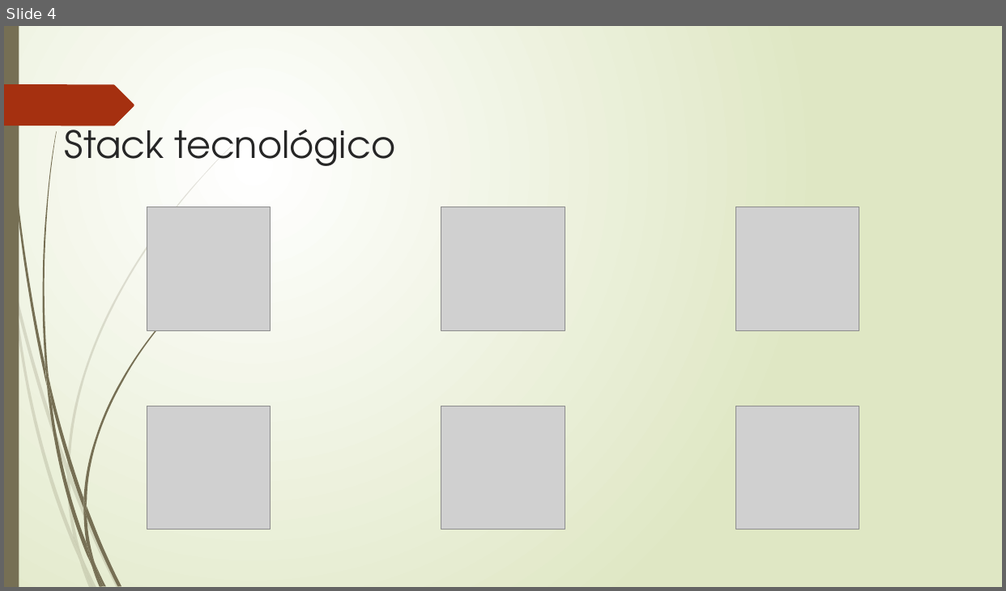
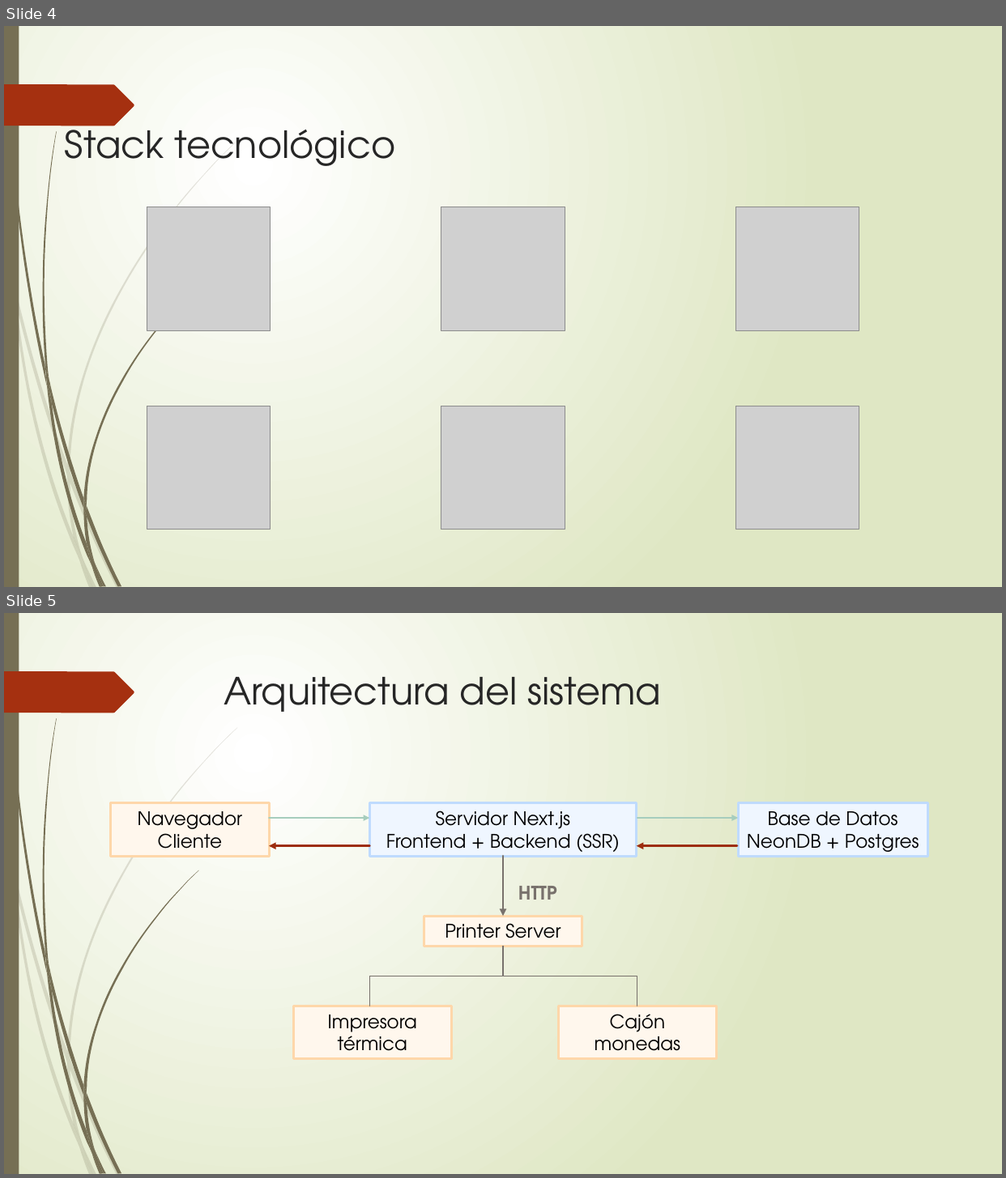
Before and after one commit to fumetria/DAW_Proyecto_Final, a slide deck: documentacion proyecto/Presentacion_proyecto.pptx. Shown one above the other, each under a label of ours: slide 4 before the commit, slides 4 and 5 after it. The pictures are 1006x591 and 1006x1178 pixels, drawn with LibreOffice and Linux fonts; fonts in the diff are those of the drawing; grey boxes stand for pictures. Boxes give left, top, right and bottom in pixels: in the first picture for what was removed or moved away, otherwise in the second. Text is boxed around its words. In the diff, an @@ line names an element or a change of style, - is before the commit and + after.

```diff
--- a/documentacion proyecto/Presentacion_proyecto.pptx
+++ b/documentacion proyecto/Presentacion_proyecto.pptx
@@ slide 5 added at [4,613,1002,1174], background gradient #FFFFFF to #DFE8C4; not listed: 24 template elements that a slide beside it also shows @@
@@ title added at [224,677,661,712], 36 pt, text #262626 @@
+Arquitectura del sistema
@@ rectangle added at [111,803,269,856], fill #FFF7ED, outline #FED7AA 2.25 pt, 18 pt, text #000000 @@
+Navegador
+Cliente
@@ rectangle added at [369,803,636,856], fill #EFF6FF, outline #BFDBFE 2.25 pt, 18 pt, text #000000 @@
+Servidor Next.js
+Frontend + Backend (SSR)
@@ rectangle added at [739,803,928,856], fill #EFF6FF, outline #BFDBFE 2.25 pt, 18 pt, text #000000 @@
+Base de Datos
+NeonDB + Postgres
@@ arrow added from (269, 818) to (369, 818), #A6CDBD 1.5 pt @@
@@ arrow added from (637, 818) to (739, 818), #A6CDBD 1.5 pt @@
@@ arrow added from (369, 845) to (269, 845), #9E2E0F 2.25 pt @@
@@ arrow added from (737, 845) to (637, 845), #9E2E0F 2.25 pt @@
@@ arrow added from (503, 856) to (503, 916), #78716C 2.25 pt @@
@@ text added at [518,886,557,900], 18 pt, text #78716C, bold @@
+HTTP
@@ rectangle added at [424,916,582,946], fill #FFF7ED, outline #FED7AA 2.25 pt, 18 pt, text #000000 @@
+Printer Server
@@ elbow line added from (503, 946) to (369, 1006), #78716C 0.75 pt @@
@@ elbow line added from (637, 1006) to (503, 946), #78716C 0.75 pt @@
@@ rectangle added at [293,1006,451,1059], fill #FFF7ED, outline #FED7AA 2.25 pt, 18 pt, text #000000 @@
+Impresora térmica
@@ rectangle added at [559,1006,717,1059], fill #FFF7ED, outline #FED7AA 2.25 pt, 18 pt, text #000000 @@
+Cajón monedas
```
Also in this commit, not shown: 2 other slides added.
